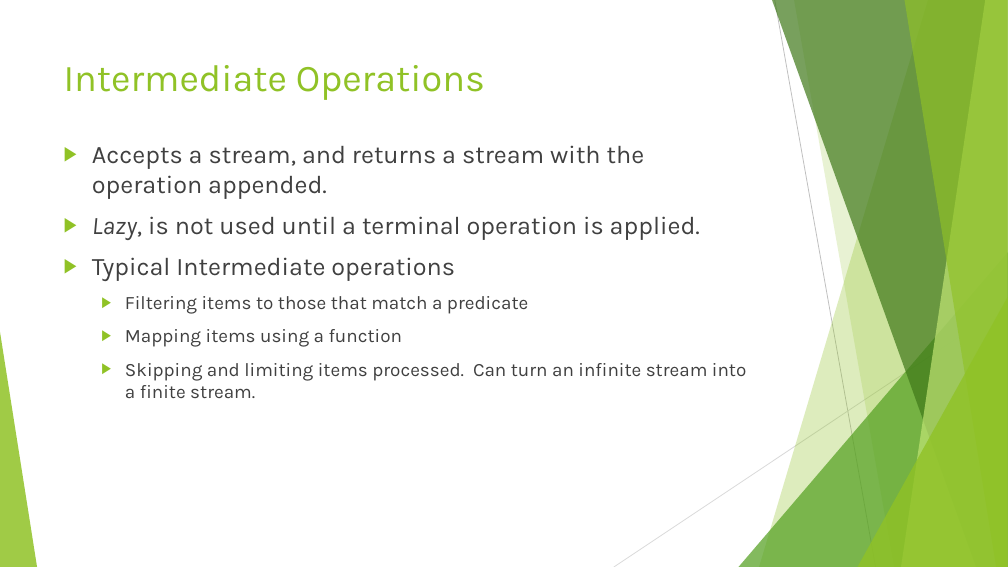
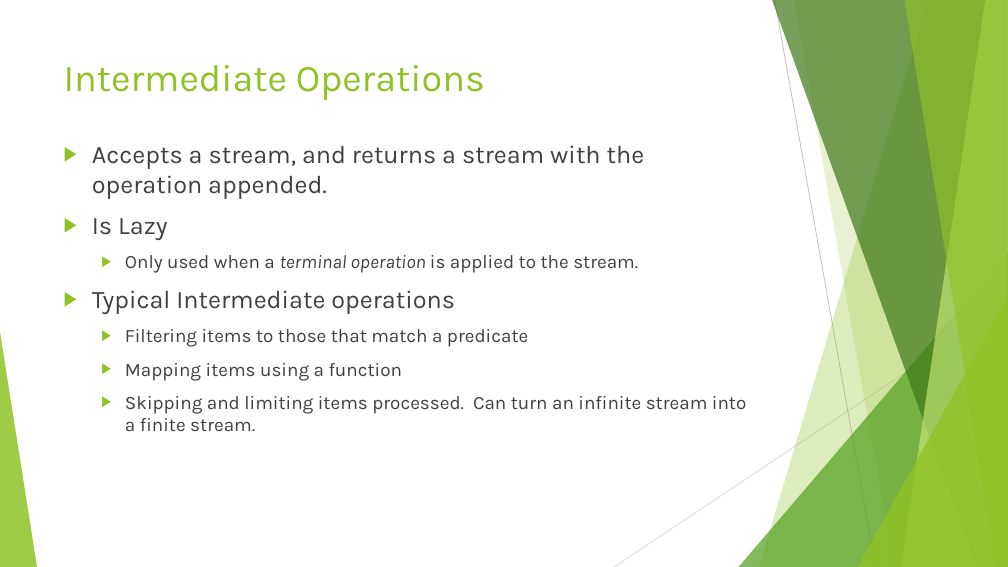
Before and after one commit to RichardRoda/2017-CodePaLOUsa-Lambda, a slide deck: slide 25 of Learning to Love the Lambda in the Stream.pptx. Drawn at 1008x567 pixels with LibreOffice and Linux fonts; fonts in the diff are those of the drawing. Boxes give left, top, right and bottom in pixels: in the first picture for what was removed or moved away, otherwise in the second. Text is boxed around its words. In the diff, an @@ line names an element or a change of style, - is before the commit and + after.

Commit message:
Correct error where Predicate<T> was used for an IntStream that would use IntPredicate.  Rearrange the slide about reductions to be with the other slides for terminal operations.

```diff
--- a/Learning to Love the Lambda in the Stream.pptx
+++ b/Learning to Love the Lambda in the Stream.pptx
@@ text at box(92, 218, 638, 273): text changed; size 24 to 18 pt @@
-▶ Lazy, is not used until a terminal operation is applied.
+▶ Is Lazy
+  ▶ Only used when a terminal operation is applied to the stream.
```
Also in this commit, not shown: 11 other slides changed, 1 other file.
